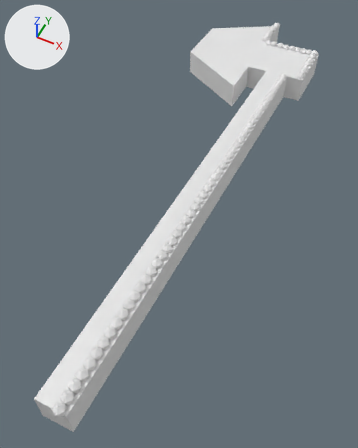
The glTF model files/asset/models/props/axe.glb, before and after one commit.
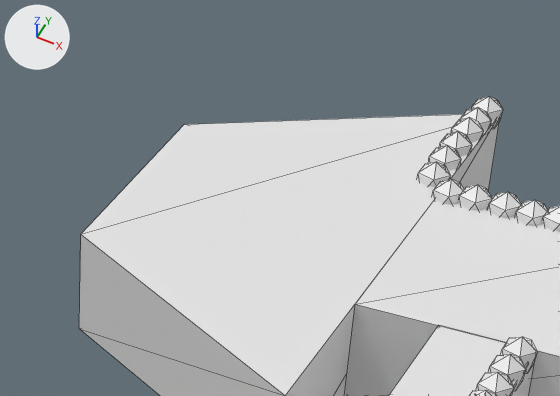
Each version is shown whole from a 50 mm camera at (0.192, -1.005, 0.671) aimed at (-0.101, -0.419, -0.061), then close up on the part from 48% to 82% of the width and 0% to 19% of the height. The lights are fixed; the arrows at upper left show +X, +Y and +Z. The close-ups show mesh edges as thin lines. Where no turn or scale is listed for an object, it has been applied to the vertices. Vertices at the same position are counted once.

The older version as bpy lines, for what is in view:
```python
me_icosphere_113 = bpy.data.meshes.new('Icosphere.113')
me_icosphere_113.from_pydata(...)  # an icosphere of 20 faces spanning x -0.0521..-0.0341, y -0.0594..-0.0423, z -0.0025..0.0175
me_icosphere_120 = bpy.data.meshes.new('Icosphere.120')
me_icosphere_120.from_pydata(...)  # an icosphere of 20 faces spanning x -0.0521..-0.0341, y -0.0594..-0.0423, z -0.0025..0.0175
me_icosphere_121 = bpy.data.meshes.new('Icosphere.121')
me_icosphere_121.from_pydata(...)  # an icosphere of 20 faces spanning x -0.0521..-0.0341, y -0.0594..-0.0423, z -0.0025..0.0175
ob_main_led_063 = bpy.data.objects.new('main_LED.063', me_icosphere_113)
ob_main_led_063.location = (-0.0509, 0.172, 0.046)
ob_main_led_070 = bpy.data.objects.new('main_LED.070', me_icosphere_120)
ob_main_led_070.parent = ob_main_led
ob_main_led_070.location = (-0.0952, 0.252, 0.046)
ob_main_led_071 = bpy.data.objects.new('main_LED.071', me_icosphere_121)
ob_main_led_071.location = (-0.0938, 0.267, 0.046)
# also in view: 'main_LED.048' at (-0.044, -0.041, 0.054); 'main_LED.068' at (-0.139, 0.171, 0.054); 'main_LED.065' at (-0.125, 0.121, 0.054); 'main_LED.050' at (-0.043, -0.007, 0.054); 'main_LED.049' at (-0.043, -0.024, 0.054)
```
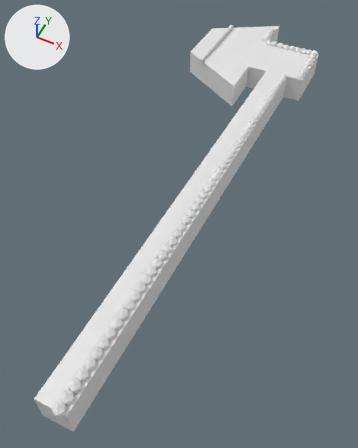
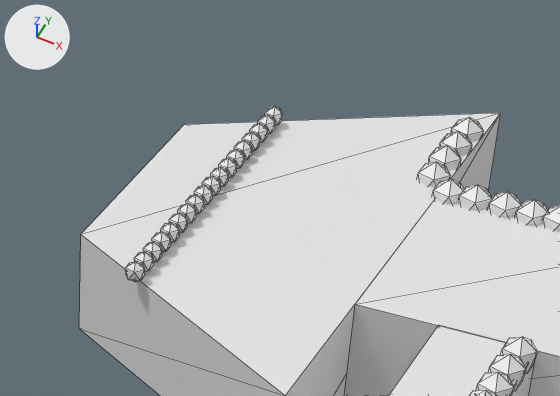
Where the newer file only moved an object's origin or applied its transform, the numbers keep the older frame.

Boxes [x1, y1, x2, y2] around the edits, measured in the close-ups (560 x 396 px):
'main_LED.071', mesh rescaled: before [471, 96, 503, 128]; after [134, 251, 154, 272]
'main_LED.070', reshaped, moved, rescaled: before [460, 107, 491, 131]; after [126, 261, 145, 282]
'main_LED.072', added: after [143, 242, 162, 262]
'main_LED.073', added: after [152, 232, 171, 252]
'main_LED.074', added: after [161, 222, 180, 242]
'main_LED.075', added: after [169, 213, 188, 233]
'main_LED.077', added: after [186, 194, 205, 214]
'main_LED.076', added: after [178, 203, 196, 223]
'main_LED.078', added: after [194, 185, 213, 205]
'main_LED.079', added: after [202, 176, 221, 196]
'main_LED.080', added: after [211, 167, 229, 187]
'main_LED.081', added: after [219, 158, 237, 178]
'main_LED.082', added: after [227, 149, 245, 169]
'main_LED.083', added: after [234, 141, 252, 160]
'main_LED.084', added: after [242, 132, 260, 151]
'main_LED.085', added: after [250, 123, 268, 143]
'main_LED.087', added: after [265, 107, 283, 126]
'main_LED.086', added: after [257, 115, 275, 134]

The change, as a diff of the scene's bpy script:
```diff
--- a/files/asset/models/props/axe.glb.py
+++ b/files/asset/models/props/axe.glb.py
@@ me_icosphere_120 @@
 # used by ob_main_led_070; parent = ob_main_led; location = (-0.0952, 0.252, 0.046)
-me_icosphere_120.from_pydata(...)  # 12 vertices, 20 faces; spans x -0.0521..-0.0341, y -0.0594..-0.0423, z -0.0025..0.0175
+me_icosphere_120.from_pydata(...)  # 12 vertices, 20 faces; spans x -0.8944..0.8944, y -0.8506..0.8506, z -1.0..1.0
+# me_icosphere_120 part 1: the whole mesh is rebuilt
@@ me_icosphere_121 @@
 me_icosphere_121.from_pydata(...)  # 12 vertices, 20 faces; spans x -0.0521..-0.0341, y -0.0594..-0.0423, z -0.0025..0.0175
+# me_icosphere_121 part 2: the whole mesh is scaled about its middle by 0.564, then moved by (-0.0993, -0.2346, 0.0056)
@@ ob_main_led_070 @@
 ob_main_led_070.parent = ob_main_led
-ob_main_led_070.location = (-0.0952, 0.252, 0.046)
+ob_main_led_070.location = (-0.236, -0.029, 0.0592)
+ob_main_led_070.scale = (0.00564, 0.00564, 0.00564)
@@ ob_main_led_087 @@
+ob_main_led_087 = bpy.data.objects.new('main_LED.087', me_icosphere_019)  # an icosphere of 20 faces spanning x -0.00504..0.00504, y 0.17458..0.18418, z -0.00564..0.00564
+ob_main_led_087.location = (-0.2362, -0.029, 0.0592)
@@ ob_main_led_086 @@
+ob_main_led_086 = bpy.data.objects.new('main_LED.086', me_icosphere_018)  # an icosphere of 20 faces spanning x -0.00504..0.00504, y 0.16403..0.17363, z -0.00564..0.00564
+ob_main_led_086.location = (-0.2362, -0.029, 0.0592)
@@ ob_main_led_085 @@
+ob_main_led_085 = bpy.data.objects.new('main_LED.085', me_icosphere_017)  # an icosphere of 20 faces spanning x -0.00504..0.00504, y 0.15348..0.16307, z -0.00564..0.00564
+ob_main_led_085.location = (-0.2362, -0.029, 0.0592)
@@ ob_main_led_084 @@
+ob_main_led_084 = bpy.data.objects.new('main_LED.084', me_icosphere_016)  # an icosphere of 20 faces spanning x -0.00504..0.00504, y 0.14293..0.15252, z -0.00564..0.00564
+ob_main_led_084.location = (-0.2362, -0.029, 0.0592)
@@ ob_main_led_083 @@
+ob_main_led_083 = bpy.data.objects.new('main_LED.083', me_icosphere_015)  # an icosphere of 20 faces spanning x -0.00504..0.00504, y 0.13238..0.14197, z -0.00564..0.00564
+ob_main_led_083.location = (-0.2362, -0.029, 0.0592)
@@ ob_main_led_082 @@
+ob_main_led_082 = bpy.data.objects.new('main_LED.082', me_icosphere_014)  # an icosphere of 20 faces spanning x -0.00504..0.00504, y 0.12183..0.13142, z -0.00564..0.00564
+ob_main_led_082.location = (-0.2362, -0.029, 0.0592)
@@ ob_main_led_081 @@
+ob_main_led_081 = bpy.data.objects.new('main_LED.081', me_icosphere_013)  # an icosphere of 20 faces spanning x -0.00504..0.00504, y 0.11127..0.12087, z -0.00564..0.00564
+ob_main_led_081.location = (-0.2362, -0.029, 0.0592)
@@ ob_main_led_080 @@
+ob_main_led_080 = bpy.data.objects.new('main_LED.080', me_icosphere_012)  # an icosphere of 20 faces spanning x -0.00504..0.00504, y 0.10072..0.11031, z -0.00564..0.00564
+ob_main_led_080.location = (-0.2362, -0.029, 0.0592)
@@ ob_main_led_079 @@
+ob_main_led_079 = bpy.data.objects.new('main_LED.079', me_icosphere_011)  # an icosphere of 20 faces spanning x -0.00504..0.00504, y 0.09017..0.09976, z -0.00564..0.00564
+ob_main_led_079.location = (-0.2362, -0.029, 0.0592)
@@ ob_main_led_078 @@
+ob_main_led_078 = bpy.data.objects.new('main_LED.078', me_icosphere_010)  # an icosphere of 20 faces spanning x -0.00504..0.00504, y 0.07962..0.08921, z -0.00564..0.00564
+ob_main_led_078.location = (-0.2362, -0.029, 0.0592)
@@ ob_main_led_077 @@
+ob_main_led_077 = bpy.data.objects.new('main_LED.077', me_icosphere_009)  # an icosphere of 20 faces spanning x -0.00504..0.00504, y 0.06907..0.07866, z -0.00564..0.00564
+ob_main_led_077.location = (-0.2362, -0.029, 0.0592)
@@ ob_main_led_076 @@
+ob_main_led_076 = bpy.data.objects.new('main_LED.076', me_icosphere_008)  # an icosphere of 20 faces spanning x -0.00504..0.00504, y 0.05851..0.06811, z -0.00564..0.00564
+ob_main_led_076.location = (-0.2362, -0.029, 0.0592)
@@ ob_main_led_075 @@
+ob_main_led_075 = bpy.data.objects.new('main_LED.075', me_icosphere_007)  # an icosphere of 20 faces spanning x -0.00504..0.00504, y 0.04796..0.05756, z -0.00564..0.00564
+ob_main_led_075.location = (-0.2362, -0.029, 0.0592)
@@ ob_main_led_074 @@
+ob_main_led_074 = bpy.data.objects.new('main_LED.074', me_icosphere_006)  # an icosphere of 20 faces spanning x -0.00504..0.00504, y 0.03741..0.047, z -0.00564..0.00564
+ob_main_led_074.location = (-0.2362, -0.029, 0.0592)
@@ ob_main_led_073 @@
+ob_main_led_073 = bpy.data.objects.new('main_LED.073', me_icosphere_005)  # an icosphere of 20 faces spanning x -0.00504..0.00504, y 0.02686..0.03645, z -0.00564..0.00564
+ob_main_led_073.location = (-0.2362, -0.029, 0.0592)
@@ ob_main_led_072 @@
+ob_main_led_072 = bpy.data.objects.new('main_LED.072', me_icosphere_004)  # an icosphere of 20 faces spanning x -0.00504..0.00504, y 0.01631..0.0259, z -0.00564..0.00564
+ob_main_led_072.location = (-0.2362, -0.029, 0.0592)
```
